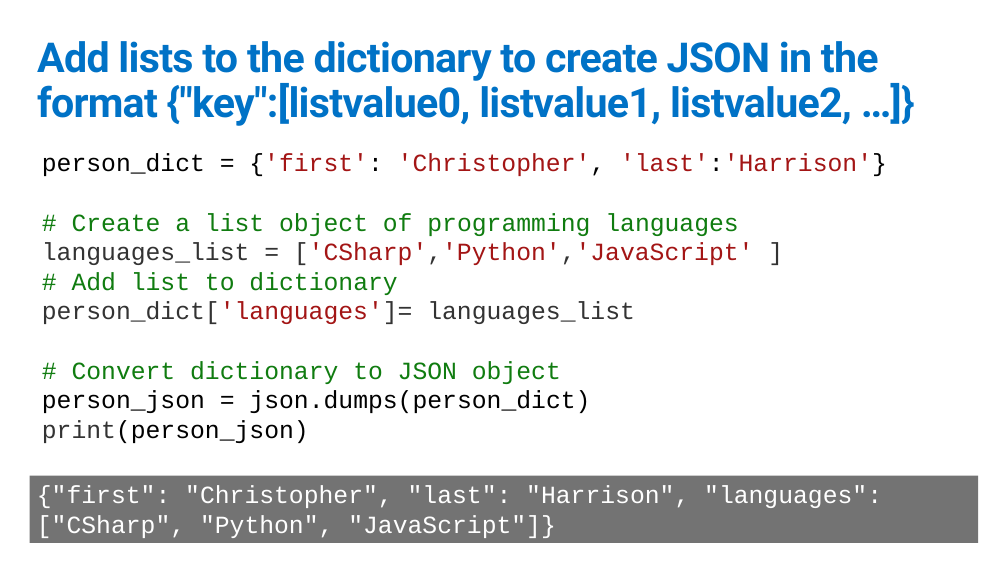
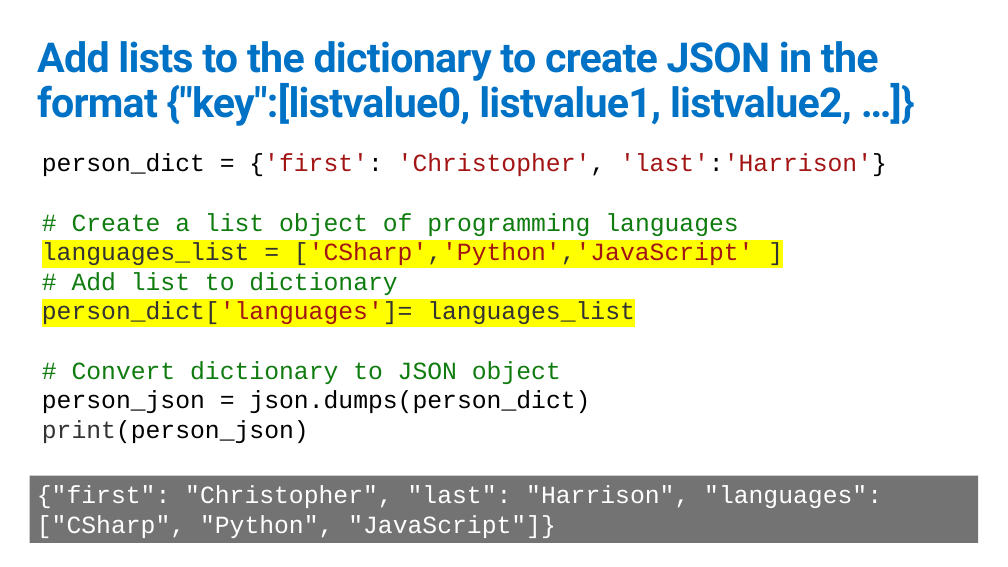
Before and after one commit to GeekTrainer/python-getting-started, a slide deck: slide 12 of Slides/17 - JSON.pptx (slide 11 before the commit). Drawn at 1008x567 pixels with LibreOffice and Linux fonts; fonts in the diff are those of the drawing. Boxes give left, top, right and bottom in pixels: in the first picture for what was removed or moved away, otherwise in the second. Text is boxed around its words. In the diff, an @@ line names an element or a change of style, - is before the commit and + after.

```diff
--- a/Slides/17 - JSON.pptx
+++ b/Slides/17 - JSON.pptx
@@ text at bbox=[42, 242, 754, 324]: highlight none to #FFFF00 in "languages_list = ['CSharp','Python','JavaScript' ]", "person_dict['languages']= languages_list" @@
```
Also in this commit, not shown: 8 other slides changed, 2 slides added, 9 other files.
